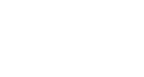
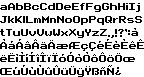
Layer changes from the first (144, 77) image to the second:
hid "White" over [left=0, top=3, right=144, bottom=77]
showed "Black" over [left=0, top=3, right=144, bottom=77]
